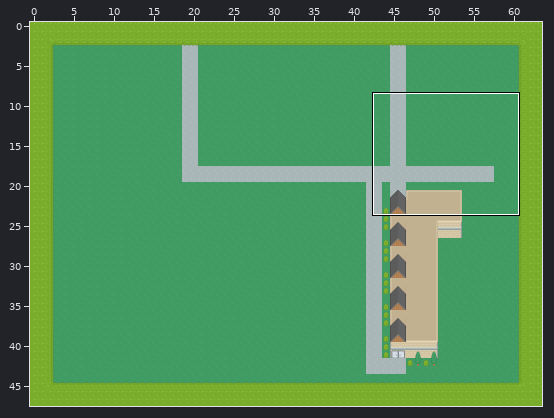
A Tiled map gets an edit: game_folder/map/top_world.tmx. Above: a wide view before the commit, with the close-up outlined.
Close-up. Before the edit:
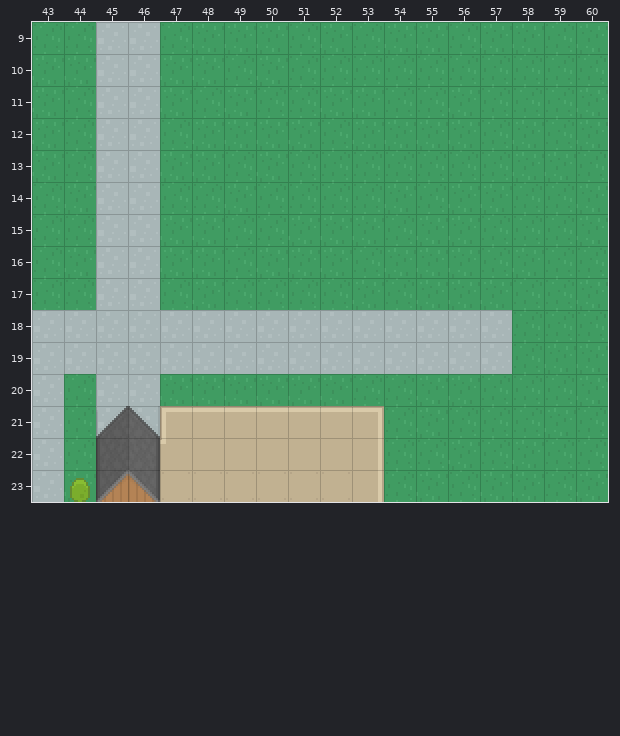
Cells are 16x16 px. Shown: x 43..60, y 9..23. The commit also changed other parts of the map, which this record leaves out.
Once edited:
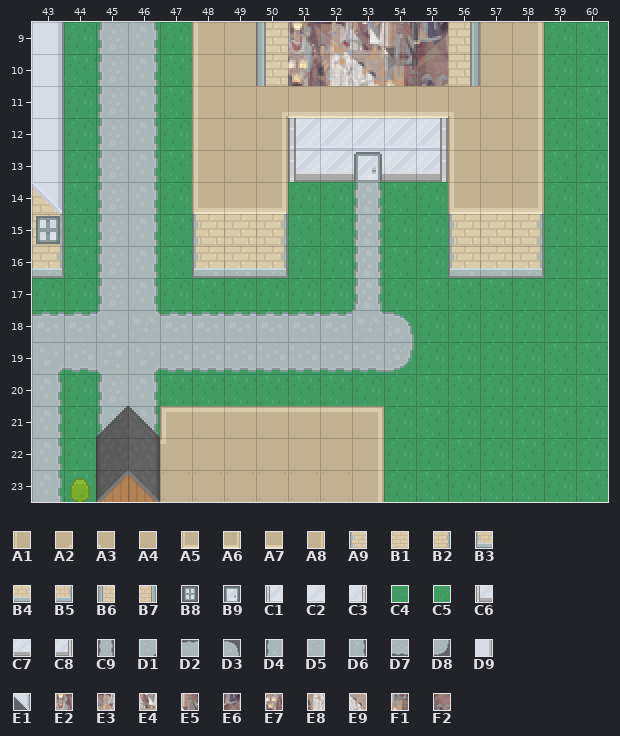
Key: from "roguelikeCity_magenta": A1 27, A2 28, A3 29, A4 30, A5 61, A6 62, A7 63, A8 64, A9 194, B1 195, B2 196, B3 305, B4 306, B5 307, B6 415, B7 416, B8 729, B9 802, C1 871, C2 872, C3 873, C4 888, C5 889, C6 945, C7 946, C8 947; from "roguelikeSheet_transparent": C9 807 turned 90, D1 860, D2 863, D3 864, D4 919, D5 920, D6 921, D7 977, D8 978, D9 1282, E1 1339; from "word": E2 35, E3 36, E4 37, E5 38, E6 39, E7 40, E8 41, E9 42, F1 43, F2 44.
__ is an empty cell, ## one hidden under a higher layer, .. an unchanged one.
Tiles of an added or newly shown layer are drawn over the layers below it.
Difference:
--- layer "Tile Layer 1"
@@ x 43..57 @@
- 9 .. .. D5 D5 .. .. .. .. .. .. .. .. C5 .. C5
-10 .. .. D5 D5 .. .. .. .. .. .. .. .. .. .. ..
-11 .. .. D5 D5 .. .. .. .. .. .. .. .. .. C5 ..
-12 .. .. D5 D5 .. .. .. .. .. .. .. .. C5 C5 ..
-13 .. .. D5 D5 .. .. .. .. .. .. .. .. .. .. ..
-14 .. .. D5 D5 .. .. .. .. .. .. .. .. .. C5 C5
-15 .. .. D5 D5 .. .. .. .. .. .. .. .. .. C5 ..
-16 .. .. D5 D5 .. .. .. .. .. .. .. .. .. C5 ..
-17 .. .. D5 D5 .. .. .. .. .. .. .. .. .. .. ..
-18 D5 D5 .. .. D5 D5 D5 D5 D5 D5 .. D5 D5 D5 D5
-19 D5 D5 .. D5 D5 D5 D5 D5 D5 D5 D5 D5 D5 D5 D5
-20 D5 .. D5 D5 .. .. .. .. .. .. .. .. .. .. ..
-21 D5 .. D5 D5 .. .. .. .. .. .. .. .. .. .. ..
-22 D5 .. .. .. .. .. .. .. .. .. .. .. .. .. ..
-23 D5 .. .. .. .. .. .. .. .. .. .. .. .. .. ..
+ 9 .. .. C4 C4 .. .. .. .. .. .. .. .. ## .. ##
+10 .. .. C4 C4 .. .. .. .. .. .. .. .. .. .. ..
+11 .. .. C4 C4 .. .. .. .. .. .. .. .. .. ## ..
+12 .. .. C4 C4 .. .. .. .. .. .. .. .. ## ## ..
+13 .. .. C4 C4 .. .. .. .. .. .. .. .. .. .. ..
+14 .. .. C4 C4 .. .. .. .. .. .. .. .. .. ## ##
+15 .. .. C4 C4 .. .. .. .. .. .. .. .. .. ## ..
+16 .. .. C4 C4 .. .. .. .. .. .. .. .. .. ## ..
+17 .. .. C4 C4 .. .. .. .. .. .. .. .. .. .. ..
+18 C4 C4 .. .. C4 C4 C4 C4 C4 C4 .. C4 C4 C4 C4
+19 C4 C4 .. C4 C4 C4 C4 C4 C4 C4 C4 C4 C4 C4 C4
+20 C4 .. C4 C4 .. .. .. .. .. .. .. .. .. .. ..
+21 C4 .. C4 C4 .. .. .. .. .. .. .. .. .. .. ..
+22 C4 .. .. .. .. .. .. .. .. .. .. .. .. .. ..
+23 C4 .. .. .. .. .. .. .. .. .. .. .. .. .. ..
--- layer "Paths" (added)
@@ x 43..54 @@
- 9 .. .. __ __ .. .. .. .. .. .. .. ..
-10 .. .. __ __ .. .. .. .. .. .. .. ..
-11 .. .. __ __ .. .. .. .. .. .. .. ..
-12 .. .. __ __ .. .. .. .. .. .. .. ..
-13 .. .. __ __ .. .. .. .. .. .. .. ..
-14 .. .. __ __ .. .. .. .. .. .. __ ..
-15 .. .. __ __ .. .. .. .. .. .. __ ..
-16 .. .. __ __ .. .. .. .. .. .. __ ..
-17 .. .. __ __ .. .. .. .. .. .. __ ..
-18 __ __ .. .. __ __ __ __ __ __ .. __
-19 __ __ .. __ __ __ __ __ __ __ __ __
-20 __ .. __ __ .. .. .. .. .. .. .. ..
-21 __ .. __ __ .. .. .. .. .. .. .. ..
-22 __ .. .. .. .. .. .. .. .. .. .. ..
-23 __ .. .. .. .. .. .. .. .. .. .. ..
+ 9 .. .. D4 D6 .. .. .. .. .. .. .. ..
+10 .. .. D4 D6 .. .. .. .. .. .. .. ..
+11 .. .. D4 D6 .. .. .. .. .. .. .. ..
+12 .. .. D4 D6 .. .. .. .. .. .. .. ..
+13 .. .. D4 D6 .. .. .. .. .. .. .. ..
+14 .. .. D4 D6 .. .. .. .. .. .. C9 ..
+15 .. .. D4 D6 .. .. .. .. .. .. C9 ..
+16 .. .. D4 D6 .. .. .. .. .. .. C9 ..
+17 .. .. D4 D6 .. .. .. .. .. .. C9 ..
+18 D2 D2 .. .. D2 D2 D2 D2 D2 D2 .. D3
+19 D1 D7 .. D1 D7 D7 D7 D7 D7 D7 D7 D8
+20 D6 .. D4 D6 .. .. .. .. .. .. .. ..
+21 D6 .. D4 D6 .. .. .. .. .. .. .. ..
+22 D6 .. .. .. .. .. .. .. .. .. .. ..
+23 D6 .. .. .. .. .. .. .. .. .. .. ..
--- layer "Tile Layer 2"
@@ x 43..58 @@
-10 .. .. .. .. .. __ __ .. .. .. .. .. .. .. __ __
-11 .. .. .. .. .. __ __ __ __ __ __ __ __ __ __ __
-12 .. .. .. .. .. __ __ __ __ __ __ __ __ __ __ __
-13 .. .. .. .. .. __ __ __ __ __ __ __ __ __ __ __
-14 __ .. .. .. .. __ __ __ .. .. .. .. .. __ __ __
-15 __ .. .. .. .. __ __ __ .. .. .. .. .. __ __ __
-16 __ .. .. .. .. __ __ __ .. .. .. .. .. __ __ __
+10 .. .. .. .. .. A1 A4 .. .. .. .. .. .. .. A4 A8
+11 .. .. .. .. .. A1 A4 A2 A7 A7 A7 A7 A7 A3 A4 A8
+12 .. .. .. .. .. A1 A4 A8 C1 C2 C2 C2 C3 A1 A4 A8
+13 .. .. .. .. .. A1 A4 A8 C6 C7 C7 C7 C8 A1 A4 A8
+14 B1 .. .. .. .. A5 A7 A6 .. .. .. .. .. A5 A7 A6
+15 B2 .. .. .. .. A9 B1 B2 .. .. .. .. .. A9 B1 B2
+16 B5 .. .. .. .. B3 B4 B5 .. .. .. .. .. B3 B4 B5
--- layer "overlay"
@@ x 48..58 @@
- 9 __ __ __ __ __ __ __ __ __ __ __
-10 .. .. __ __ __ __ __ __ __ .. ..
+ 9 A1 A4 B6 E2 E3 E4 E5 E6 B7 A4 A8
+10 .. .. B6 E7 E8 E9 F1 F2 B7 .. ..
--- layer "Tile Layer 3"
@@ x 43..43 @@
- 9 __
-10 __
-11 __
-12 __
-13 __
-14 __
+ 9 D9
+10 D9
+11 D9
+12 D9
+13 D9
+14 E1
--- layer "Tile Layer 4"
@@ x 53..53 @@
-13 __
+13 B9
@@ x 43..43 @@
-15 __
+15 B8
